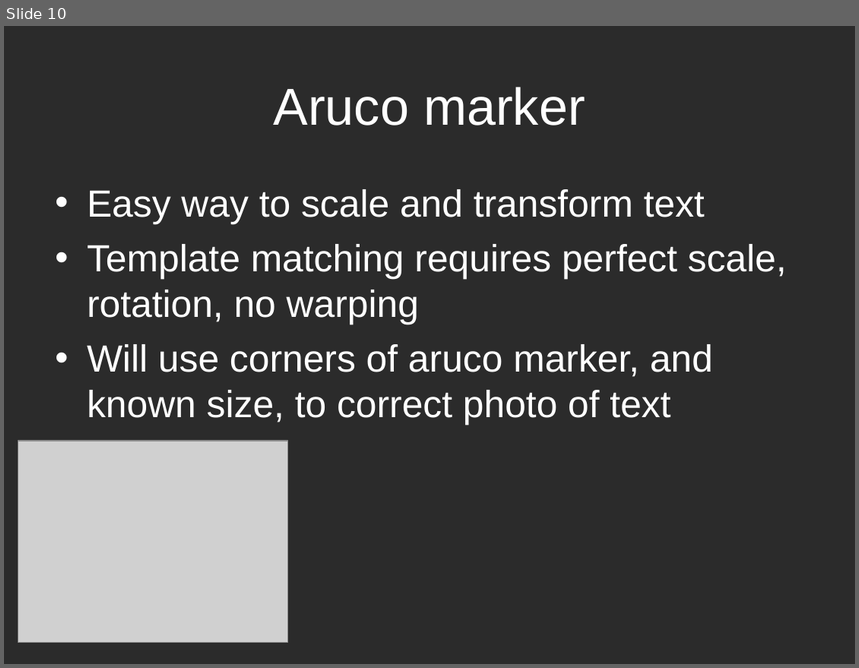
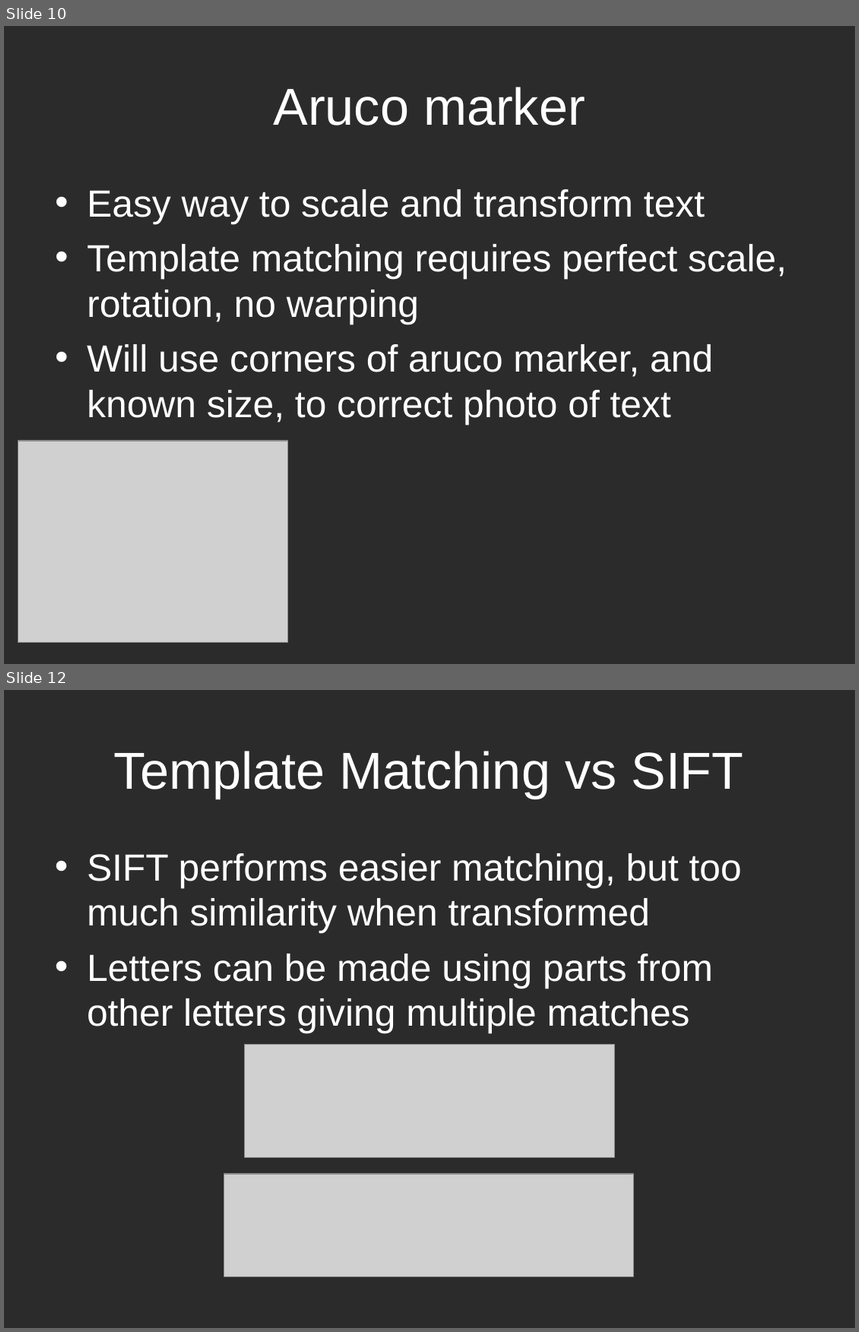
Before and after one commit to austinmleo/CompVisionFinal, a slide deck: Presentation/Teaching robots to read.ppt. Shown one above the other, each under a label of ours: slide 10 before the commit, slides 10 and 12 after it; the slides between them are not shown. The pictures are 859x668 and 859x1332 pixels, drawn with LibreOffice and Linux fonts; fonts in the diff are those of the drawing; grey boxes stand for pictures; background and template pictures are left out; a plain dark background stands for a picture behind light text. Boxes give left, top, right and bottom in pixels: in the first picture for what was removed or moved away, otherwise in the second. Text is boxed around its words. In the diff, an @@ line names an element or a change of style, - is before the commit and + after.

Commit message:
Modified Scaled Text reader. Unfinished ppt.

```diff
--- a/Presentation/Teaching robots to read.ppt
+++ b/Presentation/Teaching robots to read.ppt
@@ slide 12 added at [4, 690, 855, 1328], background picture (left out) @@
@@ title added at [114, 751, 743, 799], 44 pt, text #FFFFFF @@
+Template Matching vs SIFT
@@ text added at [87, 853, 742, 1034], 32 pt, text #FFFFFF @@
+• SIFT performs easier matching, but too much similarity when transformed
+• Letters can be made using parts from other letters giving multiple matches
@@ picture added at [245, 1045, 614, 1158] @@
@@ picture added at [224, 1174, 634, 1277] @@
```
Also in this commit, not shown: 2 other slides added, 1 slide removed, 1 other file.
